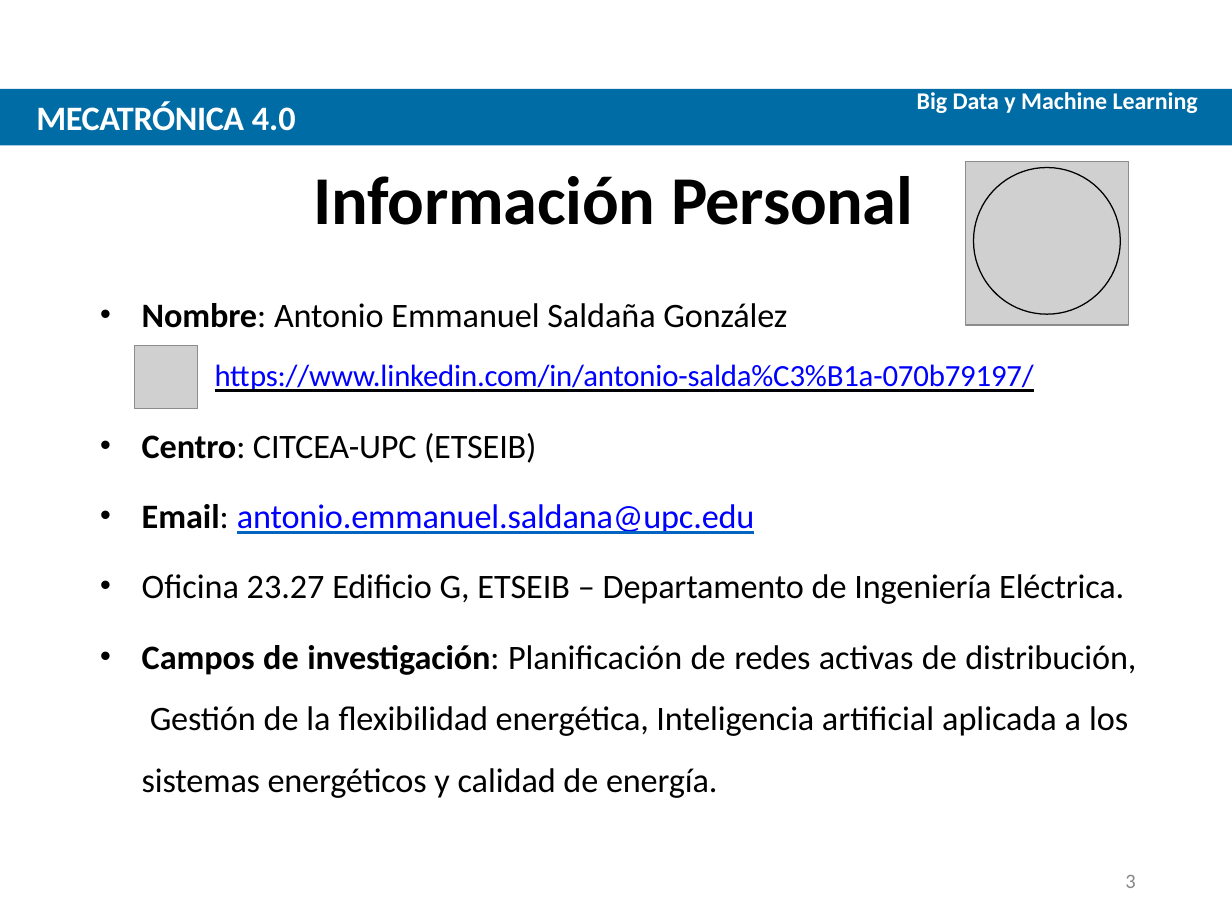
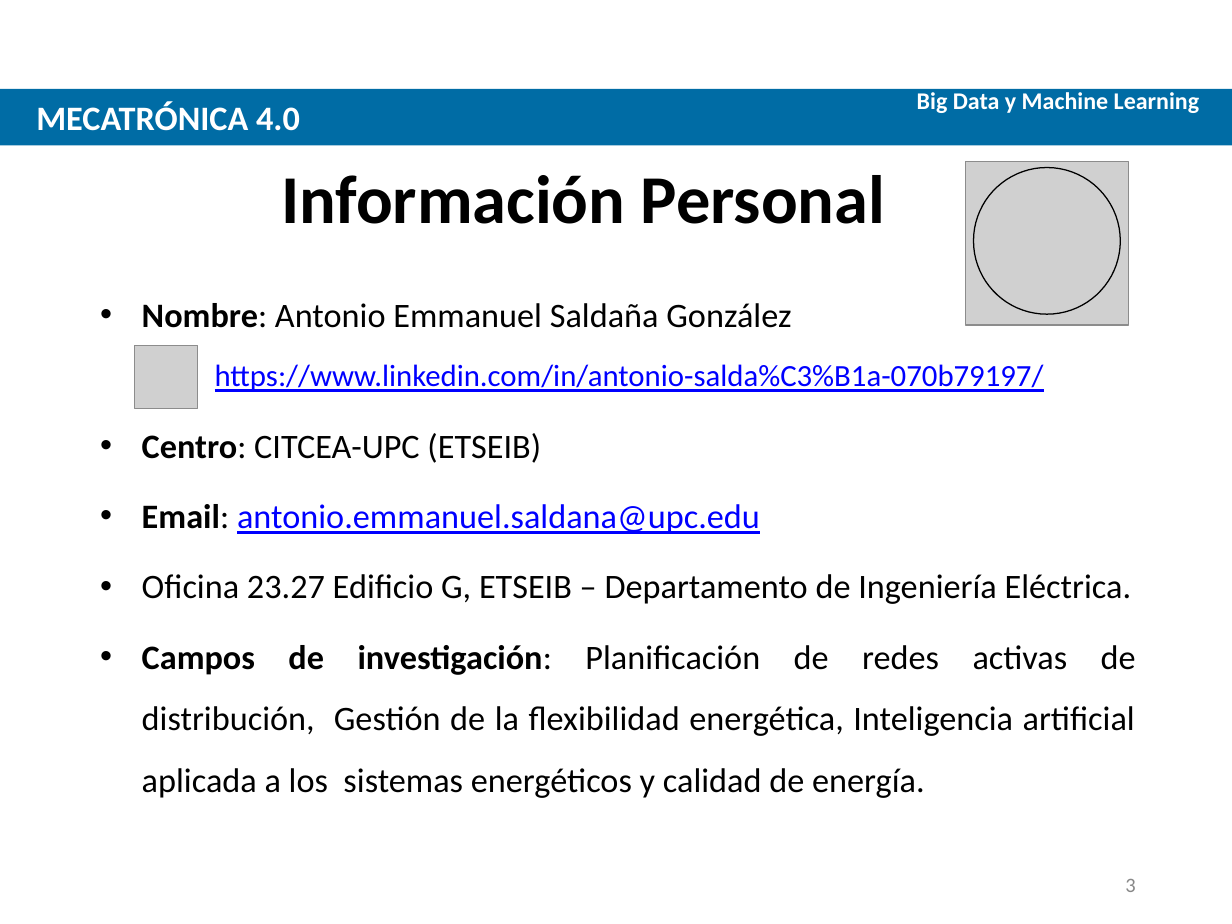
Before and after one commit to asaldana1/Mecatronica4.0, a slide deck: slide 3 of S2 - Intro a Python/Slides/S2 - Intro a Python.pptx. Drawn at 1232x924 pixels with LibreOffice and Linux fonts; fonts in the diff are those of the drawing; grey boxes stand for pictures; background and template pictures are left out. Boxes give left, top, right and bottom in pixels: in the first picture for what was removed or moved away, otherwise in the second. Text is boxed around its words. In the diff, an @@ line names an element or a change of style, - is before the commit and + after.

```diff
--- a/S2 - Intro a Python/Slides/S2 - Intro a Python.pptx
+++ b/S2 - Intro a Python/Slides/S2 - Intro a Python.pptx
@@ text "Big Data y Machine Learning" at (x1=917, y1=88, x2=1200, y2=113): letter spacing -0.1 to 0 pt; less space between paragraphs @@
@@ text "MECATRÓNICA 4.0" at (x1=36, y1=102, x2=300, y2=131): letter spacing -0.2 to 0 pt in "MECATRÓNICA"; letter spacing -0.1 to 0 pt in "4.0"; less space between paragraphs @@
@@ text "Información Personal" moved from (x1=313, y1=176, x2=913, y2=225) to (x1=281, y1=175, x2=885, y2=224) @@
@@ text "Información Personal" at (x1=281, y1=175, x2=885, y2=224): letter spacing -0.1 to 0 pt in "Información"; letter spacing -0.2 to 0 pt in "Personal"; less space between paragraphs @@
@@ text "Nombre: Antonio Emmanuel Saldaña González" at (x1=142, y1=303, x2=1136, y2=798): letter spacing -0.1 to 0 pt; less space between paragraphs @@
@@ page number at (x1=1125, y1=879, x2=1135, y2=892): line spacing 12.4pt to 1.03 @@
```
Also in this commit, not shown: 13 other slides changed, 1 slide added, 2 slides removed, 2 other files.
